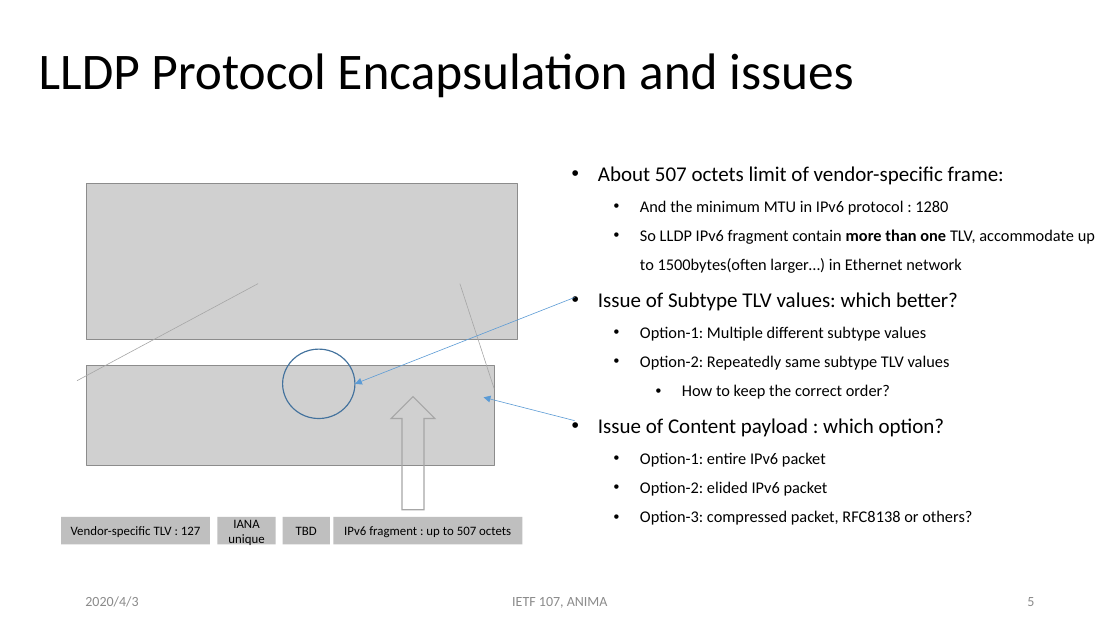
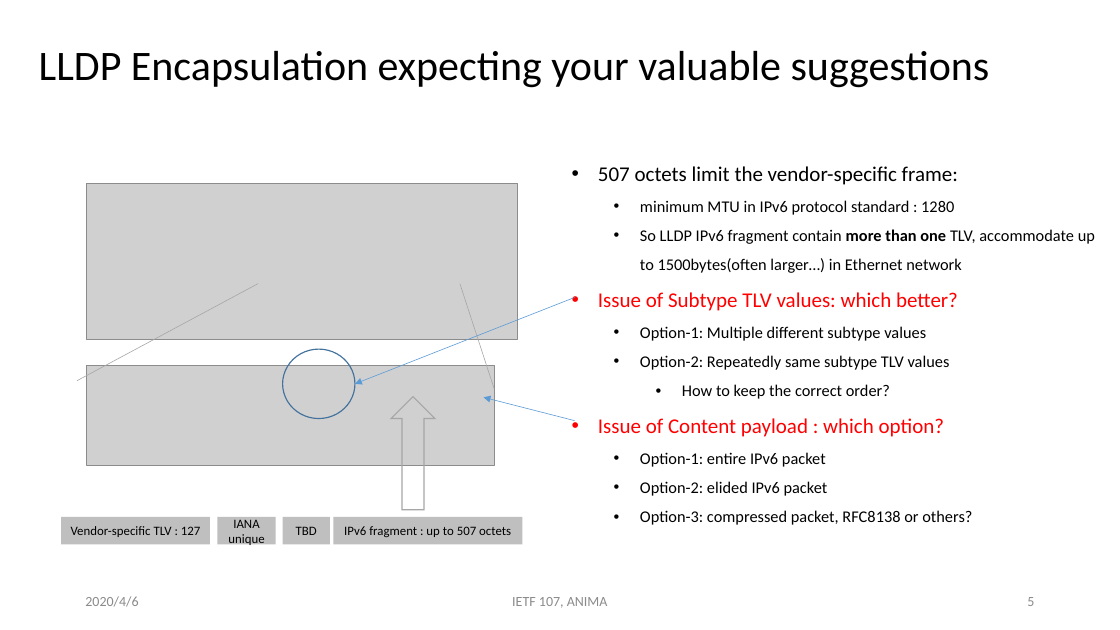
Before and after one commit to mcr/anima-l2friendly-acp, a slide deck: slide 5 of IETF-107-ANIMA IPv6 over Link-Local Discovery Protocol.pptx. Drawn at 1120x630 pixels with LibreOffice and Linux fonts; fonts in the diff are those of the drawing; grey boxes stand for pictures. Boxes give left, top, right and bottom in pixels: in the first picture for what was removed or moved away, otherwise in the second. Text is boxed around its words. In the diff, an @@ line names an element or a change of style, - is before the commit and + after.

Commit message:
presentation
update slides

```diff
--- a/IETF-107-ANIMA IPv6 over Link-Local Discovery Protocol.pptx
+++ b/IETF-107-ANIMA IPv6 over Link-Local Discovery Protocol.pptx
@@ text at (39, 51, 990, 88): text changed; size 44 to 36 pt @@
-LLDP Protocol Encapsulation and issues
+LLDP Encapsulation expecting your valuable suggestions
@@ text at (598, 166, 958, 215): text changed @@
-• About 507 octets limit of vendor-specific frame:
-  • And the minimum MTU in IPv6 protocol : 1280
+• 507 octets limit the vendor-specific frame:
+  • minimum MTU in IPv6 protocol standard : 1280
@@ text at (598, 292, 958, 437): text colour #000000 to #FF0000 in "Issue of Subtype TLV values: which better?", "Issue of Content payload : which option?" @@
@@ text at (85, 596, 138, 607): text changed @@
-2020/4/3
+2020/4/6
```
Also in this commit, not shown: 4 other slides changed.
